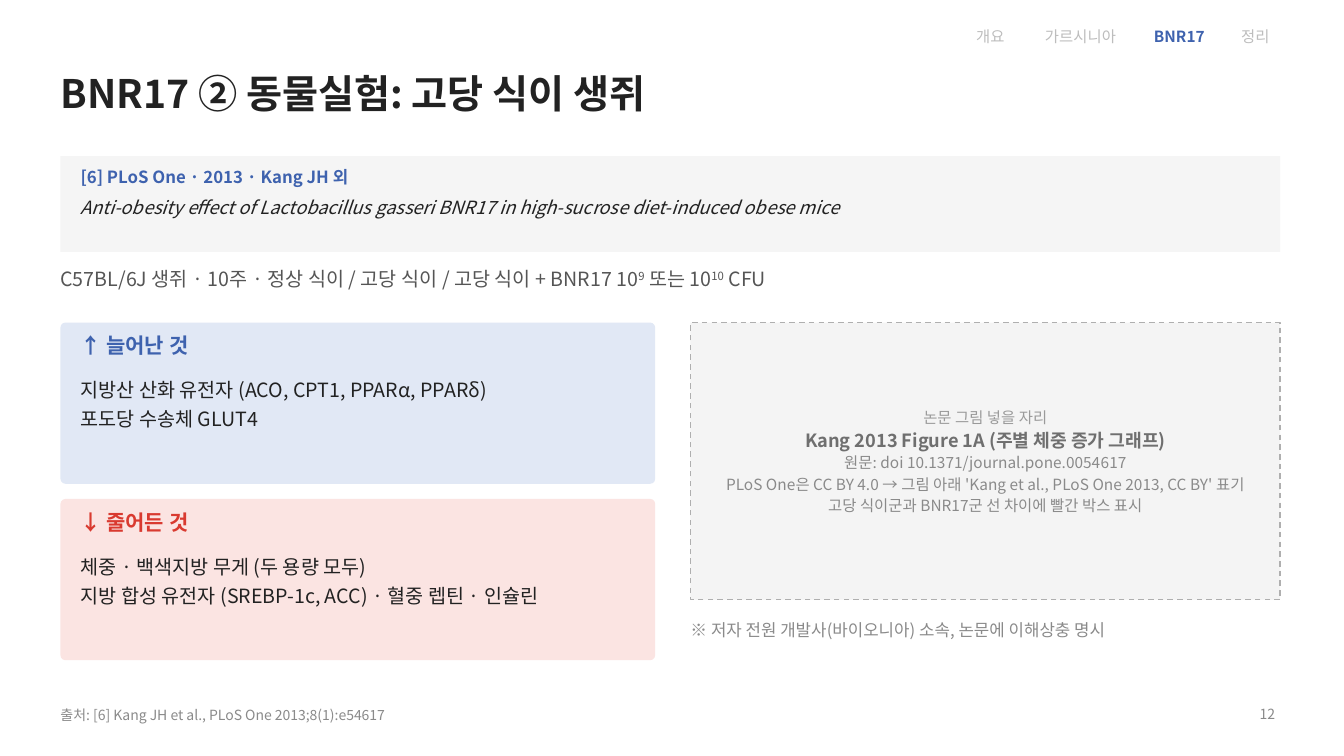
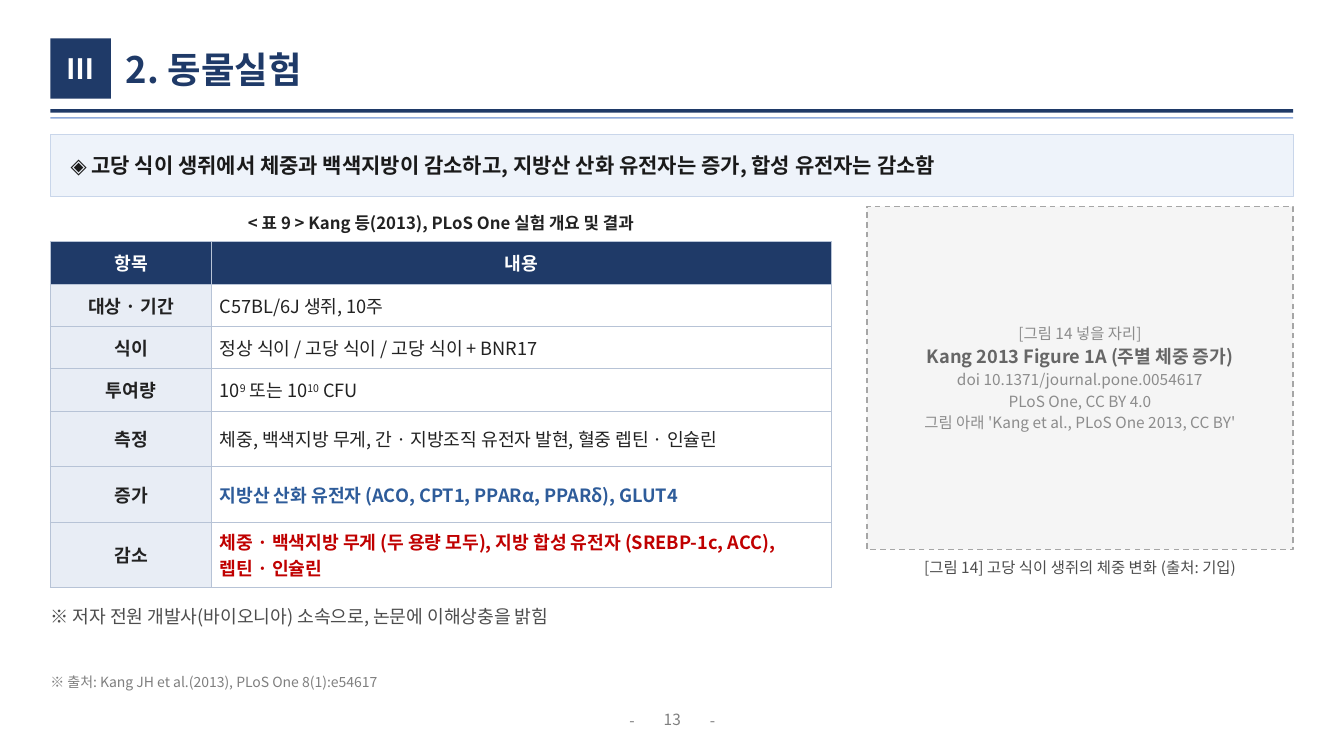
Before and after one commit to logvinca99-cell/logvinca, a slide deck: slide 13 of 발표자료/체중조절_발표_기능성식품학.pptx (slide 12 before the commit). Drawn at 1344x756 pixels with LibreOffice and Linux fonts; fonts in the diff are those of the drawing. Boxes give left, top, right and bottom in pixels: in the first picture for what was removed or moved away, otherwise in the second. Text is boxed around its words. In the diff, an @@ line names an element or a change of style, - is before the commit and + after.

```diff
--- a/발표자료/체중조절_발표_기능성식품학.pptx
+++ b/발표자료/체중조절_발표_기능성식품학.pptx
@@ text removed at box(1045, 29, 1116, 43) @@
-가르시니아
@@ text removed at box(1241, 29, 1269, 43) @@
-정리
@@ rectangle added at box(50, 38, 111, 99), fill #1F3A68 @@
@@ text added at box(67, 58, 95, 79), 20 pt, text #FFFFFF, bold @@
+Ⅲ
@@ title at box(126, 52, 302, 87): text changed; size 28 to 26 pt; text colour #222222 to #1F3A68 @@
-BNR17 ② 동물실험: 고당 식이 생쥐
+2. 동물실험
@@ text removed at box(976, 30, 1004, 43) @@
-개요
@@ text removed at box(1154, 30, 1205, 42) @@
-BNR17
@@ line added from (50, 111) to (1294, 111), #1F3A68 2.5 pt @@
@@ line added from (50, 118) to (1294, 118), #8EAADB 1 pt @@
@@ rectangle added at box(50, 134, 1294, 197), fill #EEF3FA, outline #C9D6EA 0.75 pt @@
@@ rectangle removed at box(60, 156, 1280, 252) @@
@@ text removed at box(81, 169, 348, 187) @@
-[6] PLoS One · 2013 · Kang JH 외
@@ text added at box(91, 155, 935, 177), 15 pt, text #1A1A1A, bold @@
+◈ 고당 식이 생쥐에서 체중과 백색지방이 감소하고, 지방산 산화 유전자는 증가, 합성 유전자는 감소함
@@ text removed at box(81, 199, 840, 219) @@
-Anti-obesity effect of Lactobacillus gasseri BNR17 in high-sucrose diet-induced obese mice
@@ rectangle added at box(867, 207, 1294, 549), fill #F5F5F5, outline #A6A6A6 1 pt dashed @@
@@ text added at box(262, 215, 634, 233), 12 pt, text #222222, bold @@
+< 표 9 > Kang 등(2013), PLoS One 실험 개요 및 결과
@@ table added at box(50, 242, 832, 581), 7 rows, 2 columns @@
+항목 | 내용
+대상 · 기간 | C57BL/6J 생쥐, 10주
+식이 | 정상 식이 / 고당 식이 / 고당 식이 + BNR17
+투여량 | 109 또는 1010 CFU
+측정 | 체중, 백색지방 무게, 간 · 지방조직 유전자 발현, 혈중 렙틴 · 인슐린
+증가 | 지방산 산화 유전자 (ACO, CPT1, PPARα, PPARδ), GLUT4
+감소 | 체중 · 백색지방 무게 (두 용량 모두), 지방 합성 유전자 (SREBP-1c, ACC), 렙틴 · 인슐린
@@ text removed at box(60, 270, 766, 290) @@
-C57BL/6J 생쥐 · 10주 · 정상 식이 / 고당 식이 / 고당 식이 + BNR17 109 또는 1010 CFU
@@ rounded rectangle removed at box(60, 323, 655, 484) @@
@@ rectangle removed at box(691, 323, 1280, 600) @@
@@ text at box(924, 326, 1235, 432): text changed; text colour #8A8A8A to #8C8C8C @@
-논문 그림 넣을 자리
-Kang 2013 Figure 1A (주별 체중 증가 그래프)
-원문: doi 10.1371/journal.pone.0054617
-PLoS One은 CC BY 4.0 → 그림 아래 'Kang et al., PLoS One 2013, CC BY' 표기
-고당 식이군과 BNR17군 선 차이에 빨간 박스 표시
+[그림 14 넣을 자리]
+Kang 2013 Figure 1A (주별 체중 증가)
+doi 10.1371/journal.pone.0054617
+PLoS One, CC BY 4.0
+그림 아래 'Kang et al., PLoS One 2013, CC BY'
@@ text removed at box(106, 335, 188, 355) @@
-↑ 늘어난 것
@@ text removed at box(81, 380, 488, 428) @@
-지방산 산화 유전자 (ACO, CPT1, PPARα, PPARδ)
-포도당 수송체 GLUT4
@@ rounded rectangle removed at box(60, 499, 655, 660) @@
@@ text removed at box(106, 512, 188, 532) @@
-↓ 줄어든 것
@@ text removed at box(81, 557, 538, 607) @@
-체중 · 백색지방 무게 (두 용량 모두)
-지방 합성 유전자 (SREBP-1c, ACC) · 혈중 렙틴 · 인슐린
@@ text added at box(924, 560, 1236, 576), 11 pt, text #4D4D4D @@
+[그림 14] 고당 식이 생쥐의 체중 변화 (출처: 기입)
@@ text at box(73, 608, 548, 627): text changed; size 12 to 13 pt; text colour #8A8A8A to #4D4D4D @@
-※ 저자 전원 개발사(바이오니아) 소속, 논문에 이해상충 명시
+※ 저자 전원 개발사(바이오니아) 소속으로, 논문에 이해상충을 밝힘
@@ text at box(67, 675, 377, 691): text changed; text colour #8A8A8A to #7F7F7F @@
-출처: [6] Kang JH et al., PLoS One 2013;8(1):e54617
+※ 출처: Kang JH et al.(2013), PLoS One 8(1):e54617
@@ text added at box(617, 706, 647, 736), 11 pt, text #7F7F7F @@
+-
@@ page number added at box(664, 713, 681, 725), 11 pt, text #7F7F7F @@
+13
@@ text added at box(698, 706, 728, 736), 11 pt, text #7F7F7F @@
+-
@@ page number removed at box(1260, 708, 1276, 719) @@
-12
```
Also in this commit, not shown: 17 other slides changed, 3 slides added, 3 slides removed, 1 other file.
